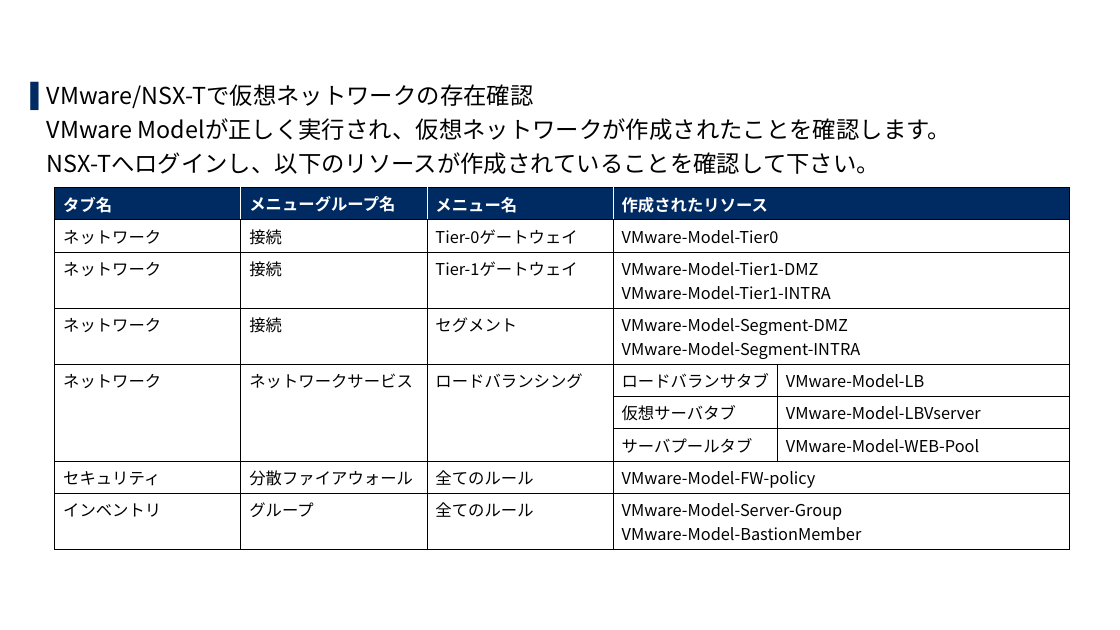
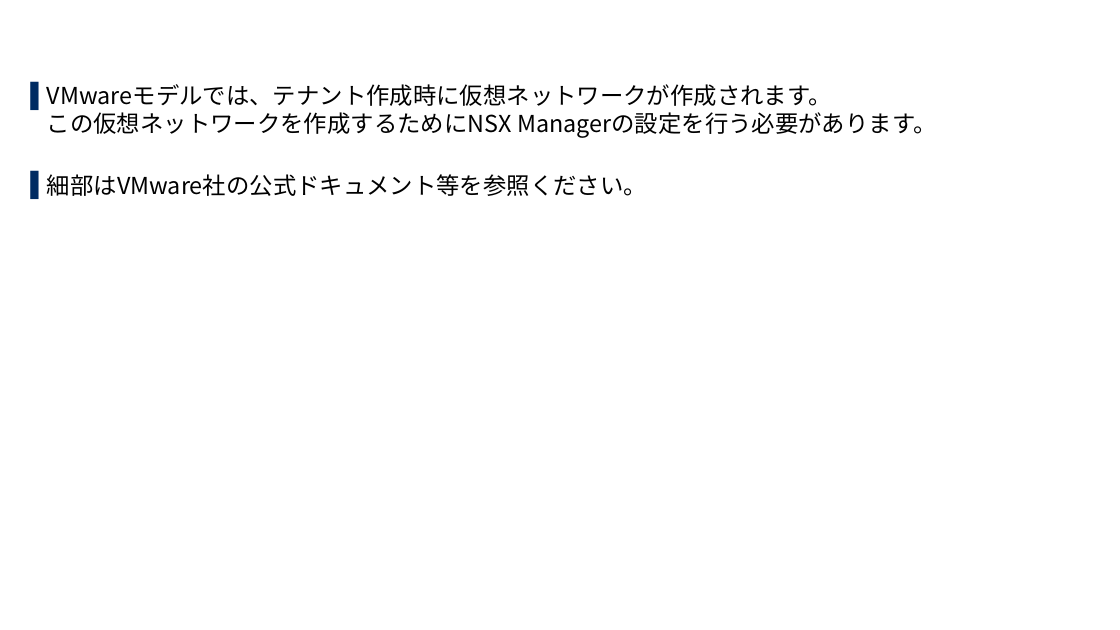
Before and after one commit to exastro-suite/SettingSamples-VMware, a slide deck: slide 17 of docs/setting-samples-vmware-install_ja.pptx (slide 27 before the commit). Drawn at 1120x630 pixels with LibreOffice and Linux fonts; fonts in the diff are those of the drawing; background and template pictures are left out. Boxes give left, top, right and bottom in pixels: in the first picture for what was removed or moved away, otherwise in the second. Text is boxed around its words. In the diff, an @@ line names an element or a change of style, - is before the commit and + after.

```diff
--- a/docs/setting-samples-vmware-install_ja.pptx
+++ b/docs/setting-samples-vmware-install_ja.pptx
@@ text at (47, 84, 936, 196): text changed @@
-▌ VMware/NSX-Tで仮想ネットワークの存在確認
-VMware Modelが正しく実行され、仮想ネットワークが作成されたことを確認します。
-NSX-Tへログインし、以下のリソースが作成されていることを確認して下さい。
+▌ VMwareモデルでは、テナント作成時に仮想ネットワークが作成されます。
+  この仮想ネットワークを作成するためにNSX Managerの設定を行う必要があります。
+▌ 細部はVMware社の公式ドキュメント等を参照ください。
@@ table removed at (55, 188, 1071, 545), 9 rows, 5 columns @@
-タブ名 | メニューグループ名 | メニュー名 | 作成されたリソース | 
-ネットワーク | 接続 | Tier-0ゲートウェイ | VMware-Model-Tier0 | 
-ネットワーク | 接続 | Tier-1ゲートウェイ | VMware-Model-Tier1-DMZ / VMware-Model-Tier1-INTRA | 
-ネットワーク | 接続 | セグメント | VMware-Model-Segment-DMZ / VMware-Model-Segment-INTRA | 
-ネットワーク | ネットワークサービス | ロードバランシング | ロードバランサタブ | VMware-Model-LB
- |  |  | 仮想サーバタブ | VMware-Model-LBVserver
- |  |  | サーバプールタブ | VMware-Model-WEB-Pool
-セキュリティ | 分散ファイアウォール | 全てのルール | VMware-Model-FW-policy | 
-インベントリ | グループ | 全てのルール | VMware-Model-Server-Group / VMware-Model-BastionMember | 
```
Also in this commit, not shown: 14 other slides changed, 28 slides added, 17 slides removed, 3 other files.
